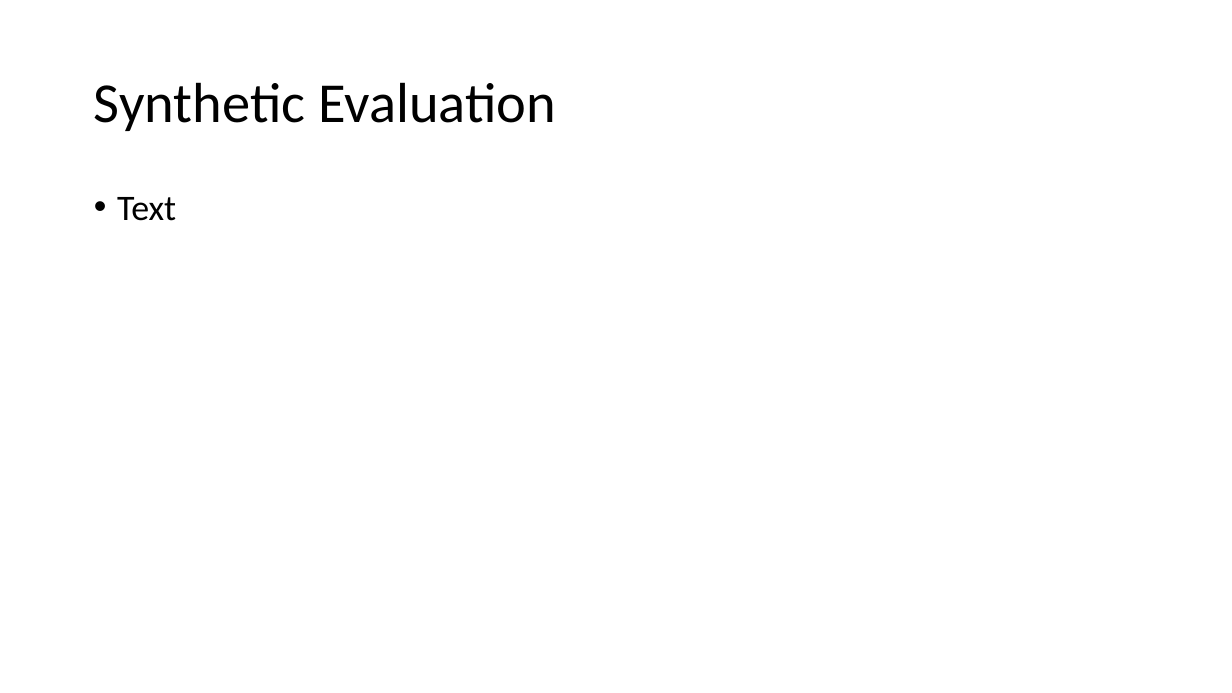
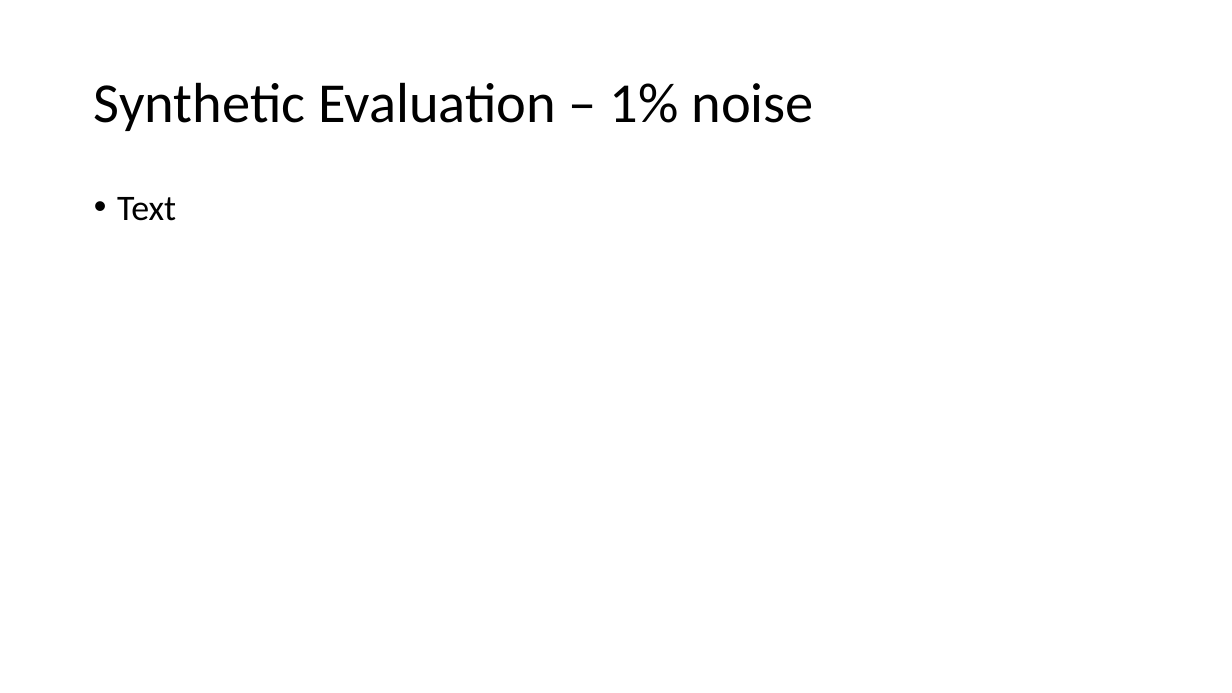
Before and after one commit to extra-p/extrap-gpr, a slide deck: slide 3 of Results.pptx. Drawn at 1232x693 pixels with LibreOffice and Linux fonts; fonts in the diff are those of the drawing. Boxes give left, top, right and bottom in pixels: in the first picture for what was removed or moved away, otherwise in the second. Text is boxed around its words. In the diff, an @@ line names an element or a change of style, - is before the commit and + after.

Commit message:
updated presentation

```diff
--- a/Results.pptx
+++ b/Results.pptx
@@ title at (x1=94, y1=82, x2=814, y2=131): text changed @@
-Synthetic Evaluation
+Synthetic Evaluation – 1% noise
```
Also in this commit, not shown: 2 other slides changed, 3 slides added.
